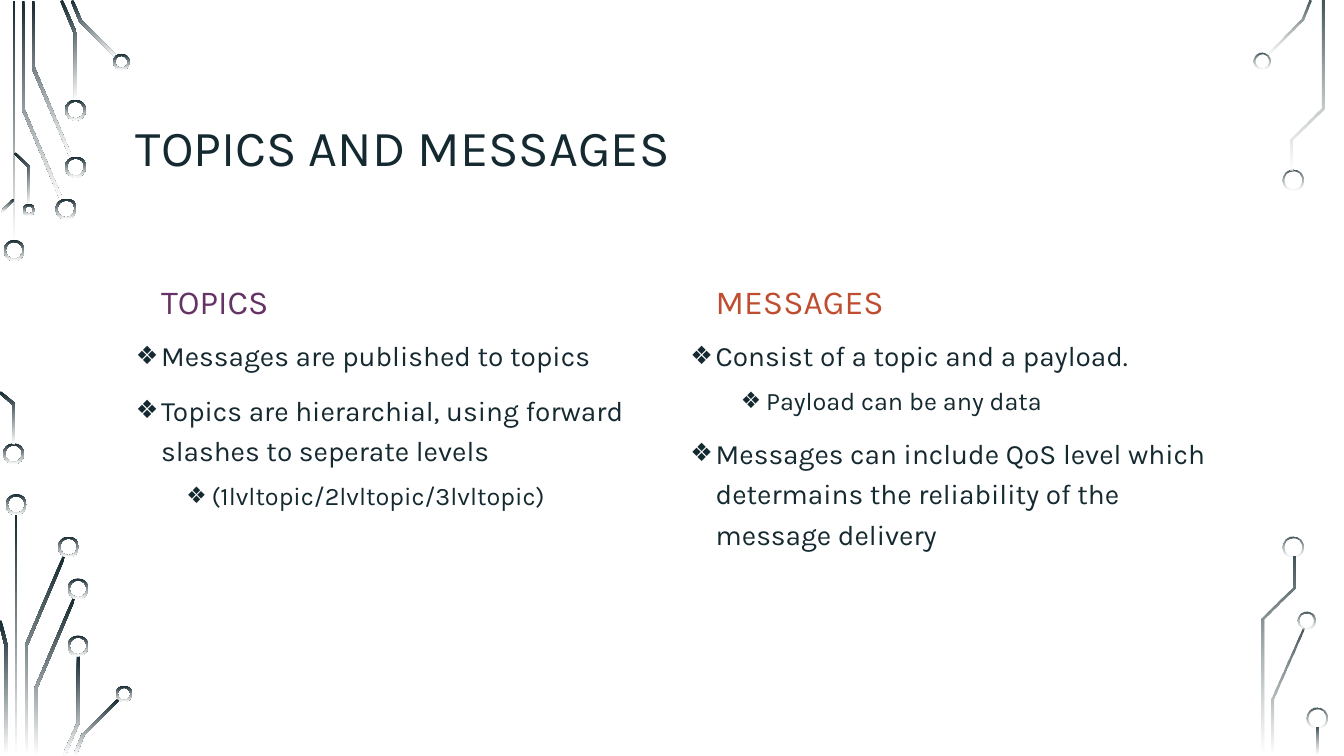
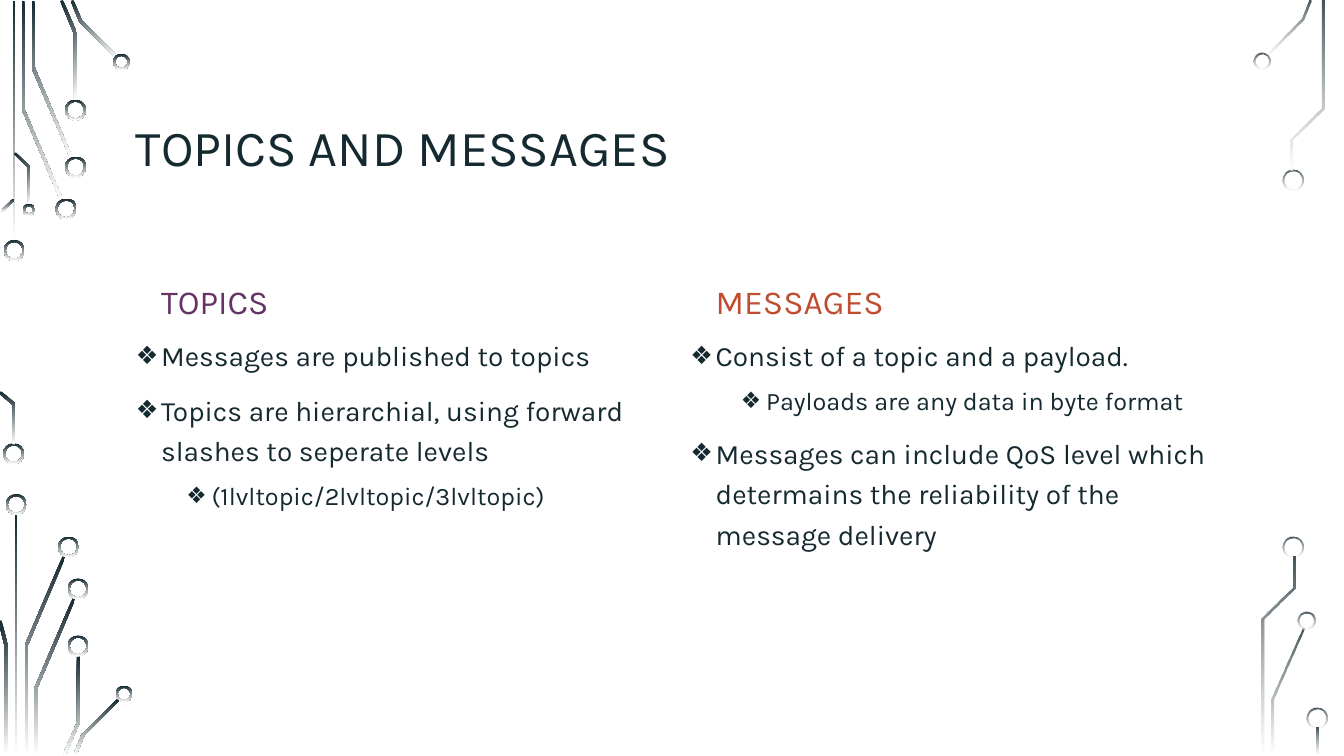
Before and after one commit to sebivenlo/ESD-2023-MQTT, a slide deck: slide 7 of Presentation/Jonas MQTT.pptx. Drawn at 1344x756 pixels with LibreOffice and Linux fonts; fonts in the diff are those of the drawing; background and template pictures are left out. Boxes give left, top, right and bottom in pixels: in the first picture for what was removed or moved away, otherwise in the second. Text is boxed around its words. In the diff, an @@ line names an element or a change of style, - is before the commit and + after.

```diff
--- a/Presentation/Jonas MQTT.pptx
+++ b/Presentation/Jonas MQTT.pptx
@@ text at <box>766,392,1183,416</box>: text changed @@
-  ❖ Payload can be any data
+  ❖ Payloads are any data in byte format
```
Also in this commit, not shown: 3 other slides changed, 1 slide added, 1 slide removed.
